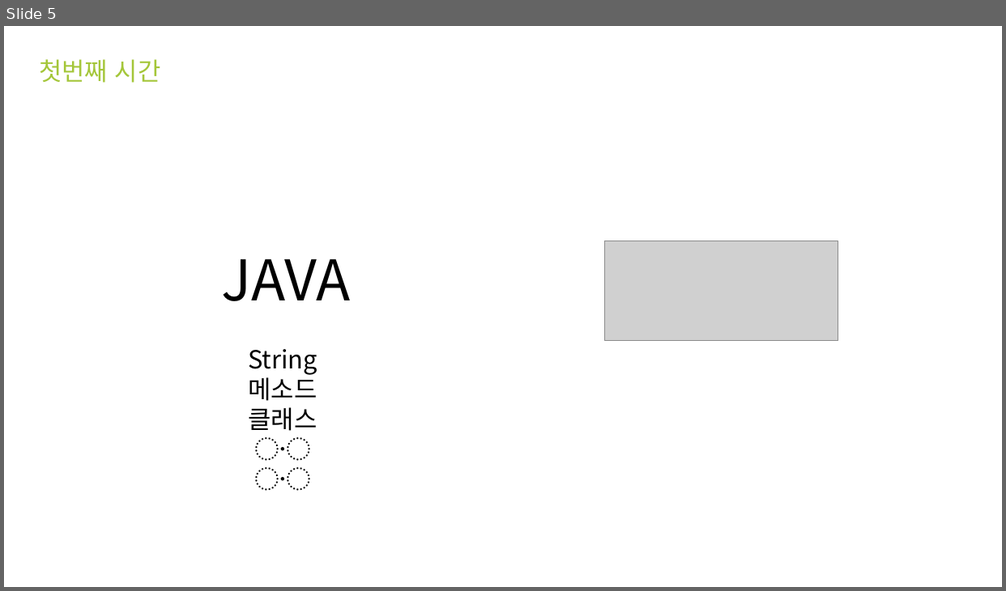
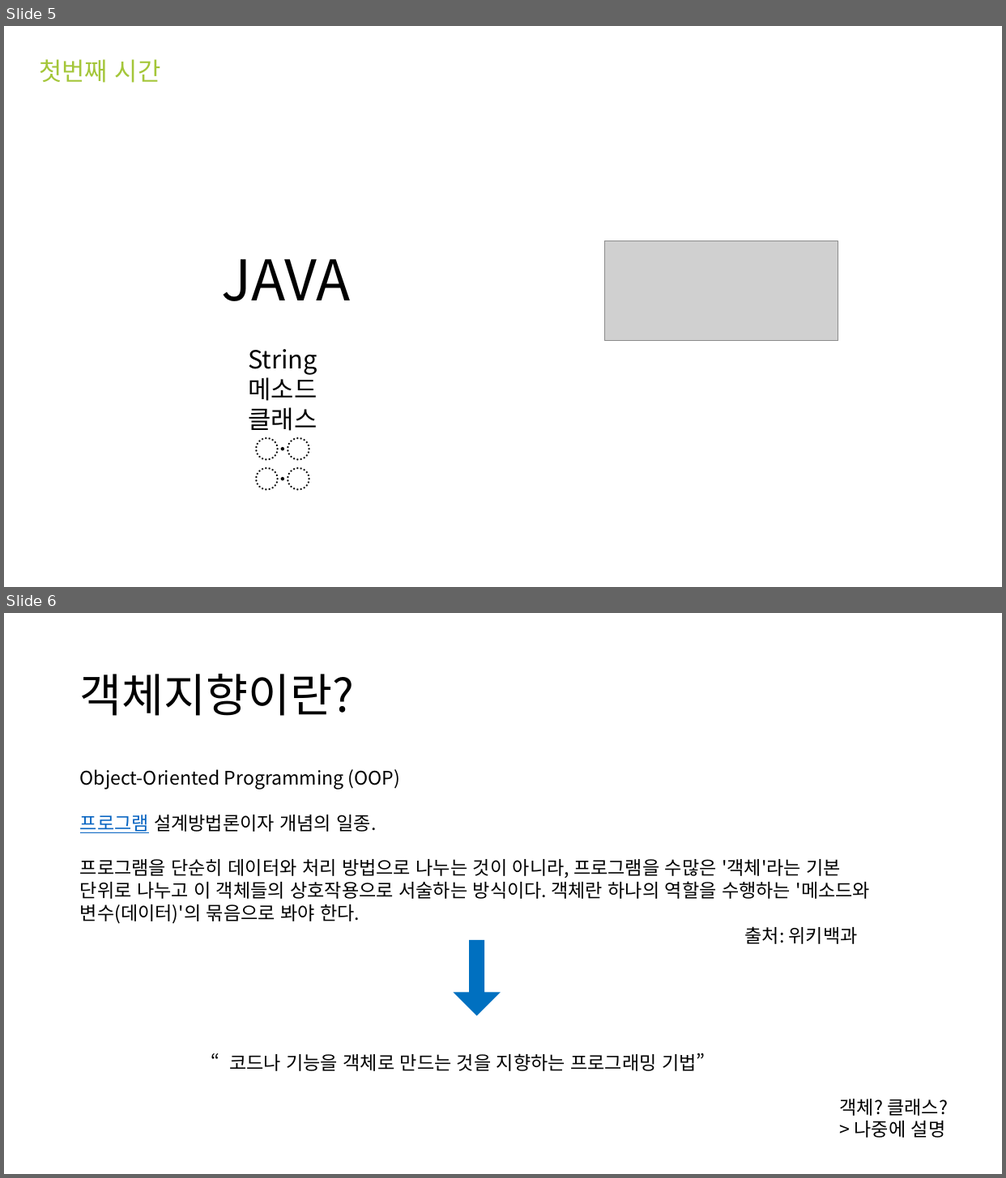
Before and after one commit to SinaGram-DSM/Tasting, a slide deck: Android/Android.pptx. Shown one above the other, each under a label of ours: slide 5 before the commit, slides 5 and 6 after it. The pictures are 1006x591 and 1006x1178 pixels, drawn with LibreOffice and Linux fonts; fonts in the diff are those of the drawing; grey boxes stand for pictures. Boxes give left, top, right and bottom in pixels: in the first picture for what was removed or moved away, otherwise in the second. Text is boxed around its words. In the diff, an @@ line names an element or a change of style, - is before the commit and + after.

```diff
--- a/Android/Android.pptx
+++ b/Android/Android.pptx
@@ slide 6 added at [4, 613, 1002, 1174], background #FFFFFF @@
@@ title added at [80, 674, 355, 716], 44 pt, text #000000 @@
+객체지향이란?
@@ text added at [80, 769, 870, 924], 18 pt, text #000000 @@
+Object-Oriented Programming (OOP)
+프로그램 설계방법론이자 개념의 일종.
+프로그램을 단순히 데이터와 처리 방법으로 나누는 것이 아니라, 프로그램을 수많은 '객체'라는 기본 단위로 나누고 이 객체들의 상호작용으로 서술하는 방식이다. 객체란 하나의 역할을 수행하는 '메소드와 변수(데이터)'의 묶음으로 봐야 한다.
@@ text added at [745, 926, 858, 944], 18 pt, text #000000 @@
+출처: 위키백과
@@ right arrow added at [454, 941, 500, 1016], fill #0070C0, outline #0070C0 1 pt @@
@@ text added at [229, 1053, 705, 1071], 18 pt, text #000000 @@
+“코드나 기능을 객체로 만드는 것을 지향하는 프로그래밍 기법”
@@ text added at [840, 1099, 948, 1138], 18 pt, text #000000 @@
+객체? 클래스?
+> 나중에 설명
```
Also in this commit, not shown: 12 other slides added, 2 slides removed.
